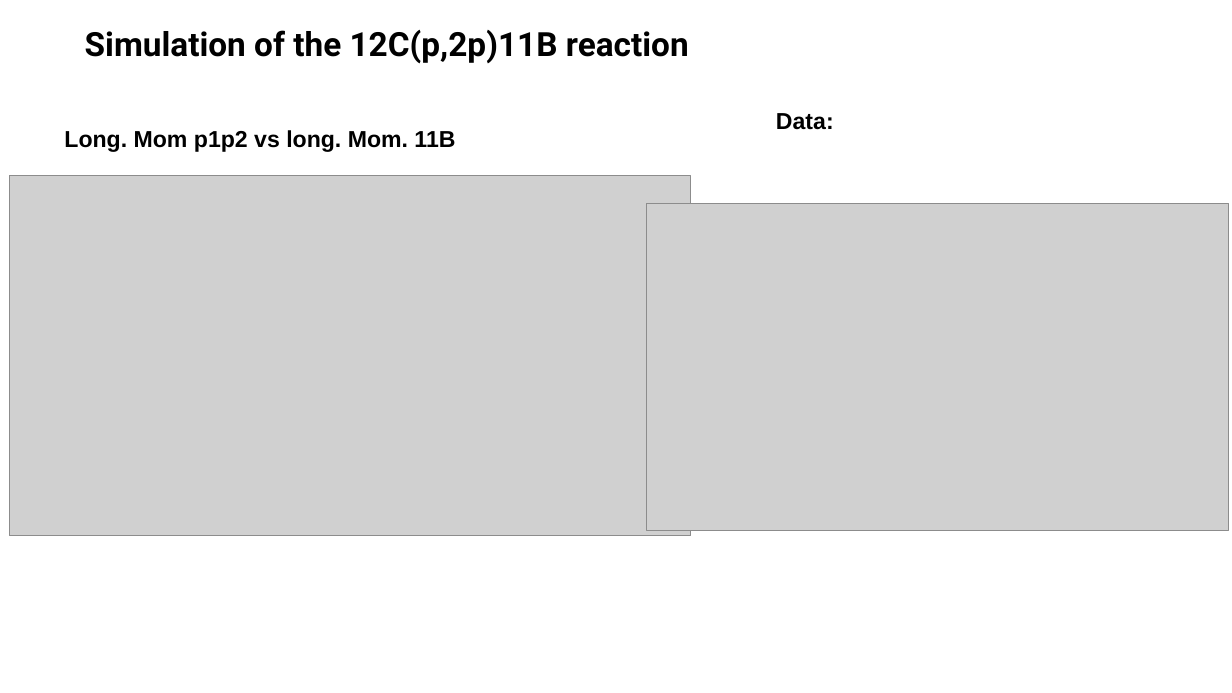
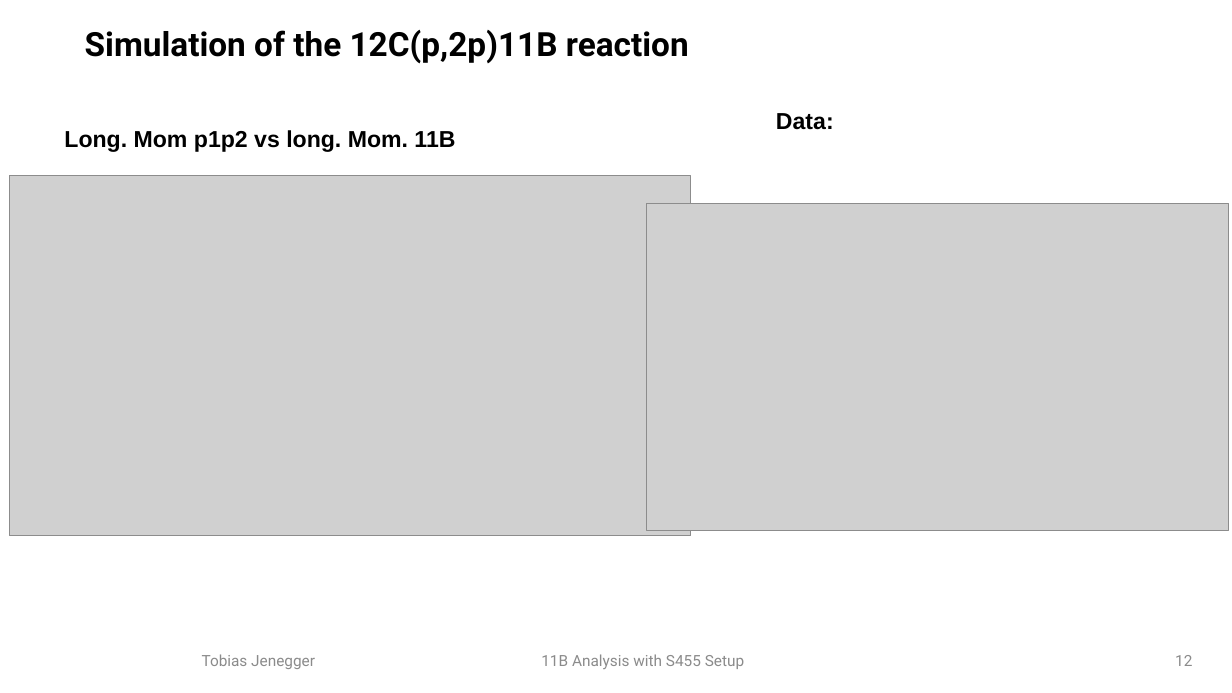
Before and after one commit to jenegger/r3b_wg, a slide deck: slide 12 of presentation_wg.odp. Drawn at 1232x693 pixels with LibreOffice and Linux fonts; fonts in the diff are those of the drawing; grey boxes stand for pictures; background and template pictures are left out. Boxes give left, top, right and bottom in pixels: in the first picture for what was removed or moved away, otherwise in the second. Text is boxed around its words. In the diff, an @@ line names an element or a change of style, - is before the commit and + after.

```diff
--- a/presentation_wg.odp
+++ b/presentation_wg.odp
@@ text added at (202,654,315,669), 12 pt, text #8B8B8B @@
+Tobias Jenegger
@@ text added at (541,654,744,669), 12 pt, text #8B8B8B @@
+11B Analysis with S455 Setup
@@ page number added at (1175,655,1192,666), 12 pt, text #8B8B8B @@
+12
```
Also in this commit, not shown: 8 other slides changed, 1 other file.
